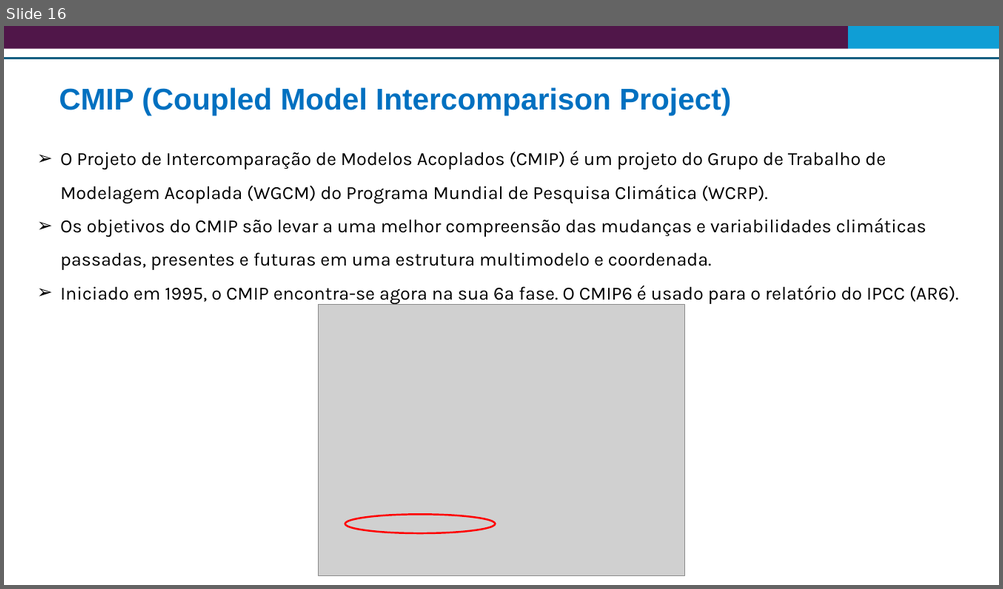
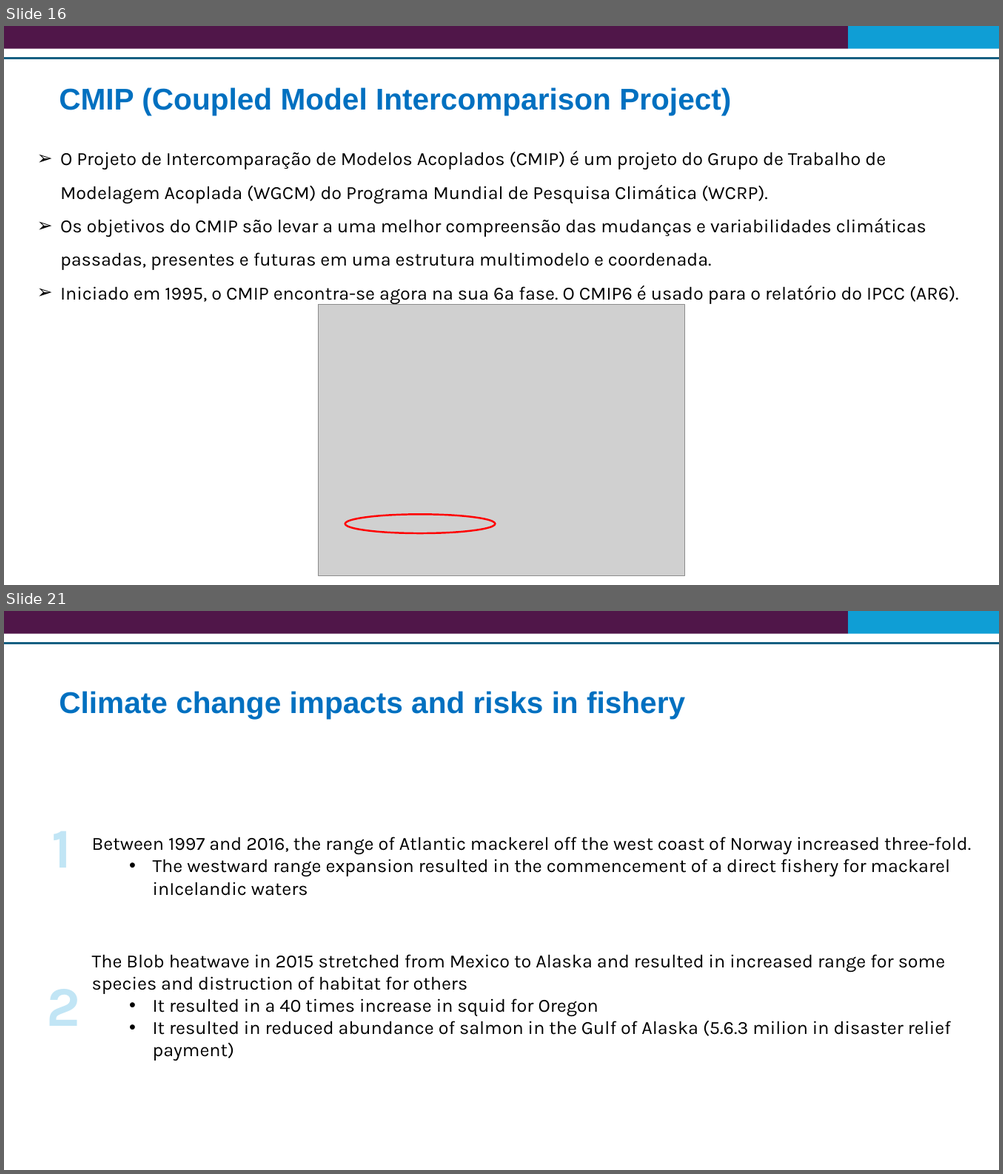
Before and after one commit to Risk-Team/trainings, a slide deck: STP/presentations/GCF and climate change adaptation concepts.pptx. Shown one above the other, each under a label of ours: slide 16 before the commit, slides 16 and 21 after it; the slides between them are not shown. The pictures are 1003x589 and 1003x1174 pixels, drawn with LibreOffice and Linux fonts; fonts in the diff are those of the drawing; grey boxes stand for pictures. Boxes give left, top, right and bottom in pixels: in the first picture for what was removed or moved away, otherwise in the second. Text is boxed around its words. In the diff, an @@ line names an element or a change of style, - is before the commit and + after.

```diff
--- a/STP/presentations/GCF and climate change adaptation concepts.pptx
+++ b/STP/presentations/GCF and climate change adaptation concepts.pptx
@@ slide 21 added at <box>4,611,999,1170</box>, background #FFFFFF @@
@@ rectangle added at <box>4,611,848,634</box>, fill #501649 @@
@@ rectangle added at <box>848,611,999,634</box>, fill #0F9ED5 @@
@@ line added from (4, 643) to (999, 643), #156082 2.25 pt @@
@@ title added at <box>59,691,685,718</box>, 29 pt, text #0070C0, bold @@
+Climate change impacts and risks in fishery
@@ text added at <box>92,837,970,896</box>, 18 pt, text #000000 @@
+Between 1997 and 2016, the range of Atlantic mackerel off the west coast of Norway increased three-fold.
+  • The westward range expansion resulted in the commencement of a direct fishery for mackarel inIcelandic waters
@@ text added at <box>92,954,950,1061</box>, 18 pt, text #000000 @@
+The Blob heatwave in 2015 stretched from Mexico to Alaska and resulted in increased range for some species and distruction of habitat for others
+  • It resulted in a 40 times increase in squid for Oregon
+  • It resulted in reduced abundance of salmon in the Gulf of Alaska (5.6.3 milion in disaster relief payment)
```
Also in this commit, not shown: 1 slide changed, 8 other slides added.
